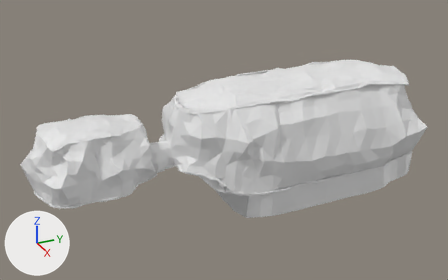
A saved change to the FBX model Assets/Models/Environment/proto/WOP_testlevel2.fbx.
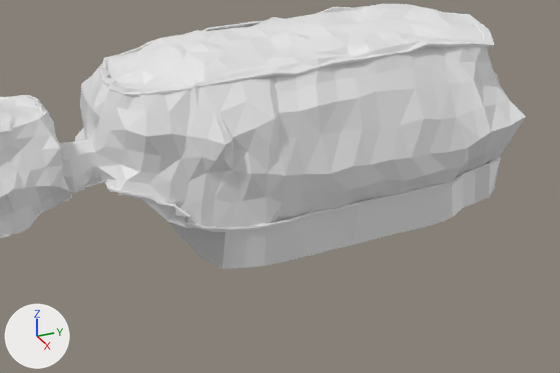
Each version is shown whole from a 50 mm lens placed at (97.8, -23.1, 51.8), pointed at (-0.2, 21.0, 2.9), then close up on the part from 25% to 100% of the width and 21% to 100% of the height. Every picture has the same lights, and +X, +Y and +Z are marked at lower left. Where no turn or scale is listed for an object, it has been applied to the vertices.

The first close-up shows 'Boden', 'Decke', 'Decke.001', 'wall'.
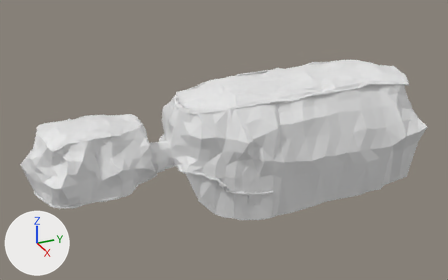
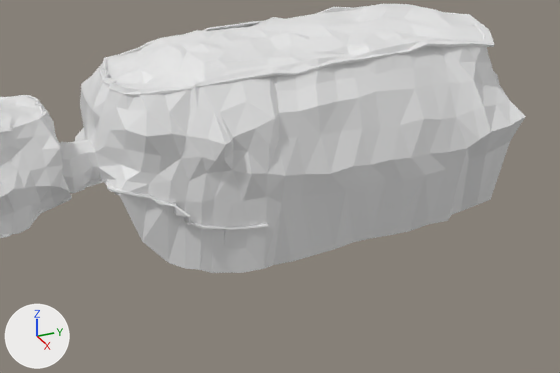
Location of each change, [x1, y1, x2, y2] in pixels of the close-ups (560 x 373 px; the box of a moved part takes in the faces that stretch with it):
'wall', reshaped
    before: [0, 5, 526, 236]
    after: [0, 5, 526, 273]
part 1 of me_mesh_002, moved or reshaped
    before: [119, 142, 509, 232]
    after: [115, 141, 510, 273]
part 2 of me_mesh_003, cut back
    before: [264, 157, 500, 266]
    after: [249, 225, 269, 229]

The edits, one by one:
me_mesh_003 is used by ob_boden; location (0.0, 0.0, 0.0).
me_mesh_003 had 990 vertices, 1972 faces and spanned x -10.7..12.7, y -14.8..61.1, z -9.3..2.2.
me_mesh_003 now has 800 vertices, 1588 faces and spans x -10.6..12.7, y -14.8..53.2, z -9.3..2.2.
Part 2, on me_mesh_003:
191 vertices are removed from x -10.7..12.5, y 25.2..61.1, z -8.1..-2.3.
396 faces are deleted.
1 vertex is added at (-10.2, 25.2, -2.9).
12 new faces join them.
me_mesh_002 is used by ob_wall; location (0.0, 0.0, 0.0).
me_mesh_002 had 1434 vertices, 2872 faces and spanned x -11.3..13.5, y -16.1..62.8, z -3.9..13.5.
me_mesh_002 now has 1434 vertices, 2872 faces and spans x -11.3..13.5, y -16.1..62.8, z -8.9..13.5.
me_mesh_002 part 1: 98 of the vertices in x -10.4..12.3, y 12.2..60.2, z -3.9..1.1 are moved by (0.0, 0.0, -5.0).
